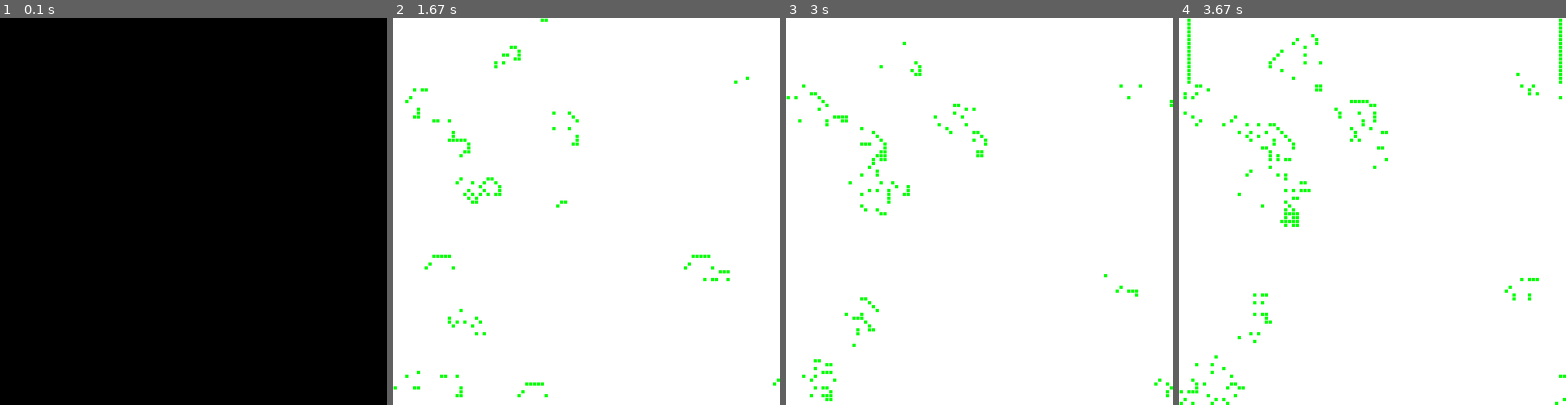
Above: before the commit, frames 1-4 (left to right).
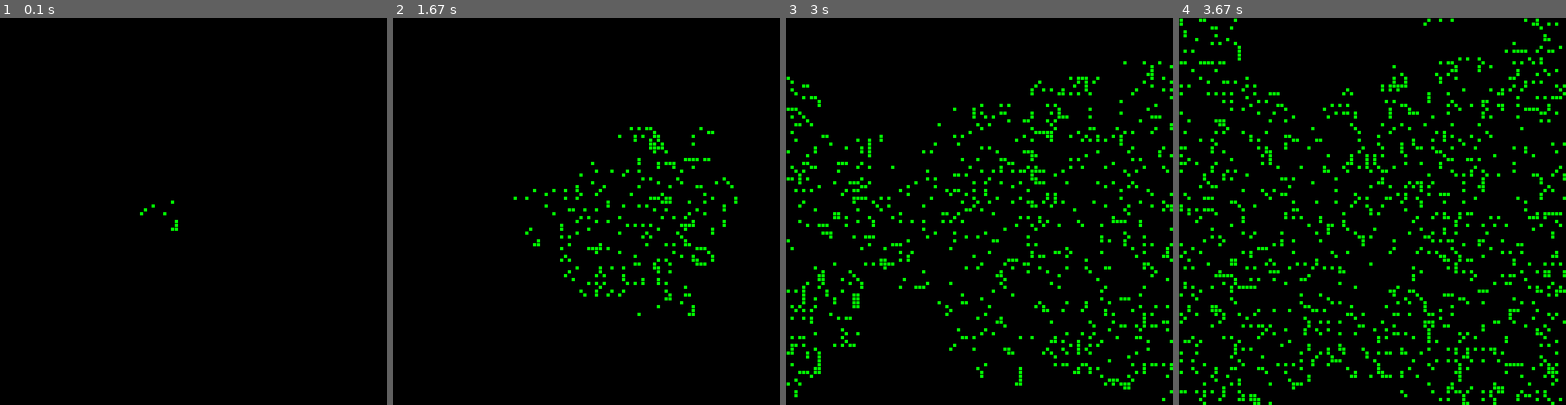
Above: after the commit, the same moments.

Repository: radlcii/Python-Practice-Codes
Game: pygame game, started from ConwaysPygameOfLife.py
Two runs of this game, one before a commit and one after it. Both use one fixed random seed, a clock stepped at 60 frames per second and the inputs below.
Inputs:
- Up to frame 1 (0.1 s): no input
- Up to frame 2 (1.67 s): no input
- Up to frame 3 (3 s): tap Enter every 0.33 s from 1.83 to 2.83 s
- Up to frame 4 (3.67 s): tap Enter at 3.17, 3.5 s

The runs differ from the first frame. In frame 1, less than 0.1% of the frame differs, in the area x 36-46%, y 47-55%; in frame 2, 100%, in the area x 0-100%, y 0-100%; in frame 3, 100%; in frame 4, 100%.

Commit message:
Clean up
I still can't tell for certain if it works correctly, but I've cleaned up and added some convenience variables

Diff:
--- a/ConwaysPygameOfLife.py
+++ b/ConwaysPygameOfLife.py
@@ -1,6 +1,19 @@
-# Robert De La Cruz II making modifications to this to create Conway's Game of Life
+"""
+ Written by Robert De La Cruz II, based on Conway's Game of Life
+ Rules found at https://study.com/academy/lesson/conways-game-of-life-rules-instructions.html
+    1. Birth: Any dead cell with 3 live neighbors will come to life in the next generation
+    2. Death by Isolation: Any live cell with 1 or fewer neighbors will die in the next generation
+    3. Death by Overciding: Any live cell with 4 or more neighbors will die in the next generation
+    4. Survival: Any cell with 2 or 3 living neighbors will remain alive in the next generation
 
-"""
+ The grid for this will wrap around
+
+ Code Sources:
+ https://www.geeksforgeeks.org/conways-game-life-python-implementation/
+ http://programarcadegames.com/python_examples/f.php?file=array_backed_grid.py
+ https://docs.python.org/3/library/random.html
+ https://stackoverflow.com/questions/15884527/how-can-i-prevent-the-typeerror-list-indices-must-be-integers-not-tuple-when-c
+
  Pygame base template for opening a window
 
  Sample Python/Pygame Programs
@@ -8,12 +21,18 @@
  http://programarcadegames.com/
  http://simpson.edu/computer-science/
 
- Explanation video: http://youtu.be/vRB_983kUMc
  Explanation video: http://youtu.be/mdTeqiWyFnc
 """
 
 import pygame
 import random
+
+
+# Combination or ease variables.
+tickTock = 60                         # Clock speed AKA Number of loops per second
+gridSize = 100                       # Bringing all the grid related variables into a unified variable, the rest is simple math.
+seedOfLife = 15                     # Sets the upper bound of the random.randint that is called to decide which cells are seeded. The chance of life is 1/seedOfLife
+BACKGROUND = (0, 0, 0)      # For setting a background color without a visible grid in a single variable
 
 # Define some colors
 BLACK = (0, 0, 0)
@@ -21,7 +40,7 @@
 GREEN = (0, 255, 0)
 RED = (255, 0, 0)
 
-# Define states on/off
+# Define states on/off These are used for checking the states of the surrounding cells
 ON = 1
 OFF = 0
 vals = [ON, OFF]
@@ -34,7 +53,7 @@
 # Create a 2 dimensional array. A two dimensional array is simply a list of lists.
 grid = []
 nextGrid = []
-gridSize = 100 # Bringing all the grid related variables into a unified variable, the rest is simple math.
+
 for i in range(gridSize):
     # Add an empty array that will hold each cell in this i
     grid.append([])
@@ -47,12 +66,13 @@
 # Seed the grid with life
 for i in range(gridSize):
     for j in range(gridSize):
-            if  (random.randint(1,10) is 5):
+            if  (random.randint(1,seedOfLife) is int(seedOfLife/2)):
                 nextGrid[ i ][ j ] = ON
 
+# Seed the nextGrid, currently both of them are identical
 grid = nextGrid
 
- # The game code (runtime logic) starts here
+# The game code (runtime logic) starts here
 pygame.init()
 
 # Set the HEIGHT and WIDTH of the screen
@@ -70,19 +90,21 @@
 
 # -------- Main Program Loop -----------
 while not done:
-    for event in pygame.event.get():  # User did something
+    for event in pygame.event.get():    # User did something
         if event.type == pygame.QUIT:  # If user clicked close
-            done = True  # Flag that we are done so we exit this loop
+            done = True                            # Flag that we are done so we exit this loop
 
-    # Set the screen background
-    screen.fill(WHITE)
+    # Set the screen background color (Grid lines)
+    screen.fill(BACKGROUND)
 
-    # Copy grid into nextGrid.  Comparisons are made on grid, changes made to nextGrid
+    # Copy grid into nextGrid
     nextGrid = grid.copy()
+
+    # Comparisons are made on grid. Changes made to nextGrid.
     for i in range(gridSize):
         for j in range(gridSize):
-            color = WHITE
-            total = ( (     grid[ i ] [ ( j - 1 ) % gridSize ] +                                              # To the Top
+            color = BACKGROUND
+            total = ( (     grid[ i ] [ ( j - 1 ) % gridSize ] +                                               # To the Top
                                 grid[ i ] [ (  j + 1 ) % gridSize ] +                                             # To the Bottom
                                 grid[ ( i - 1 ) % gridSize] [ j ] +                                                # To the Left
                                 grid[ ( i + 1 ) % gridSize] [ j ] +                                               # To the Right
@@ -93,78 +115,29 @@
 
             # Conway's rules
             if (grid[ i ][ j ] == ON):                      # If alive
-                if (total < 2) or (total > 3):            # Check for death by Isolation or Overcrowding
+                if (total < 2) or (total > 3):            # And it is Isolated or Overcrowded
                     nextGrid[ i ][ j ] = OFF               # It dies
-                    color = WHITE
+                    color = BACKGROUND
             else:                                                   # If dead
-                    if total == 3:                              # And the magic birth number of 3 is present
+                    if total == 3:                              # And the number of living adjacent cells is 3
                         nextGrid[ i ][ j ] = ON            # It comes to life
                         color = GREEN
 
-            # copy nextGrid, with its updated info, onto grid.
+            # Copy nextGrid, with its updated info, onto grid.
             grid = nextGrid.copy()
+
+            # This redraws the grid every time
             pygame.draw.rect( screen,
                              color,
                              [ ( MARGIN + WIDTH ) * j +
                              MARGIN, ( MARGIN + HEIGHT ) * i +
                               MARGIN, WIDTH, HEIGHT ] )
 
-
-    """
-    # Written by Robert De La Cruz II, based on Conway's Game of Life
-    # Rules found at https://study.com/academy/lesson/conways-game-of-life-rules-instructions.html
-    # 1. Birth: Any dead cell with 3 live neighbors will come to life in the next generation
-             if (adjacent && alive == 3) { currentCell.activate() }
-
-    # 2. Death by Isolation: Any live cell with 1 or fewer neighbors will die in the next generation
-            else if (adjacent && alive < 2) { currentCell.deactivate() }
-
-    # 3. Death by Overciding: Any live cell with 4 or more neighbors will die in the next generation
-            else if (adjacent && alive > 3) { currentCell.deactivate() }
-
-    # 4. Survival: Any cell with 2 or 3 living neighbors will remain alive in the next generation
-            else { "Do nothing" }
-
-    # The grid for this will wrap around
-
-    # Variables
-    gridSize = 300
-    mainGrid = [gridSize,gridSize]
-    nextGrid = [gridSize.gridSize] # As the name implies, this is for storing the main grid during calculations
-
-    def nextGen():
-        nextGrid = mainGrid
-
-        for each cell in mainGrid_X-Axis
-            for each cell in mainGrid_Y-Axis
-                if (adjacent && alive == 3)
-                    currentCell.activate()
-                else if (adjacent && alive < 2)
-                    currentCell.deactivate()
-                else if (adjacent && alive > 3)
-                    currentCell.deactivate()
-                else
-                    "Do nothing"
-
-    # display( mainGrid )
-
-    # Pause function
-    def (onclick)
-        while(true || oneGen)
-            # Forward 1 generation
-            oneGen = true
-            # Forward
-            break
-
-
-    Repeat until program is closed
-    """
-     # --- Limit to 60 frames per second
-    clock.tick(5)
+     # --- Limit frames per second (Number of next generations per second)
+    clock.tick(tickTock)
 
     # --- Go ahead and update the screen with what we've drawn.
     pygame.display.flip()
 
-# Be IDLE friendly. If you forget this line, the program will 'hang'
-# on exit.
+# Be IDLE friendly. If you forget this line, the program will 'hang' on exit.
 pygame.quit()
